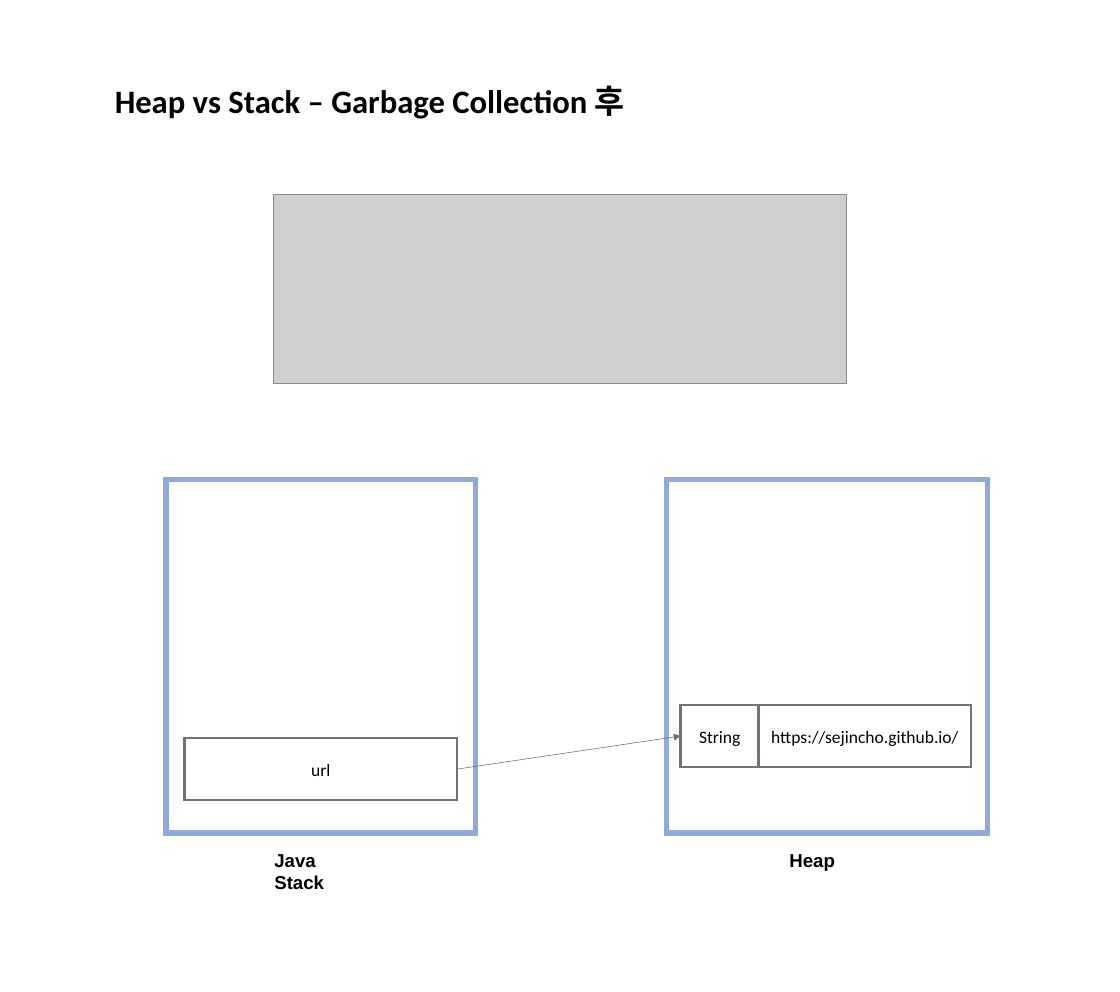
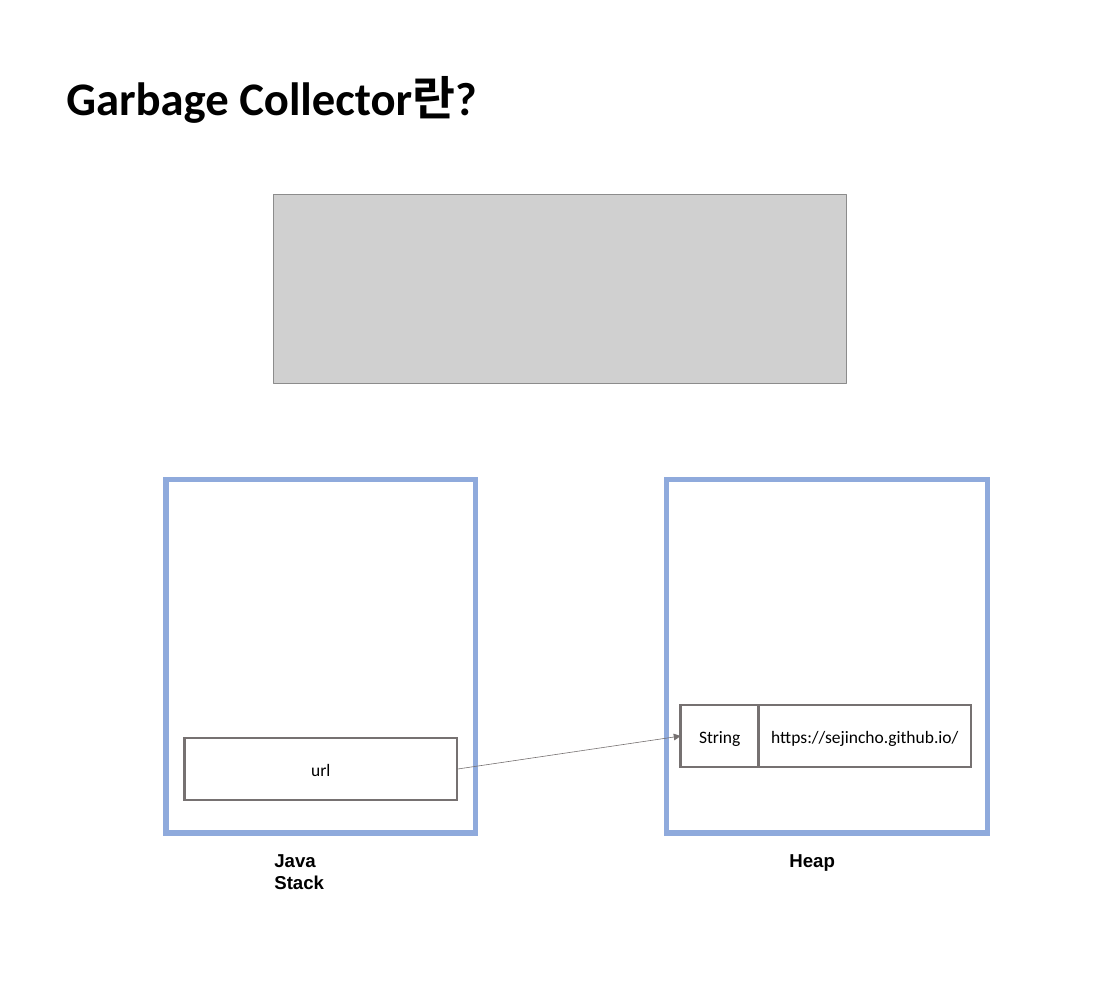
Before and after one commit to ChoSooMin/CS-Study, a slide deck: slide 13 of Java/Day 2_Garbage Collector.pptx (slide 33 before the commit). Drawn at 1120x992 pixels with LibreOffice and Linux fonts; fonts in the diff are those of the drawing; grey boxes stand for pictures. Boxes give left, top, right and bottom in pixels: in the first picture for what was removed or moved away, otherwise in the second. Text is boxed around its words. In the diff, an @@ line names an element or a change of style, - is before the commit and + after.

Commit message:
[Java] Garbage Collector

```diff
--- a/Java/Day 2_Garbage Collector.pptx
+++ b/Java/Day 2_Garbage Collector.pptx
@@ text added at (66, 76, 476, 123), 40 pt, text #000000, bold @@
+Garbage Collector란?
@@ text removed at (115, 85, 625, 119) @@
-Heap vs Stack – Garbage Collection 후
```
Also in this commit, not shown: 6 other slides changed, 31 slides added, 20 slides removed.
